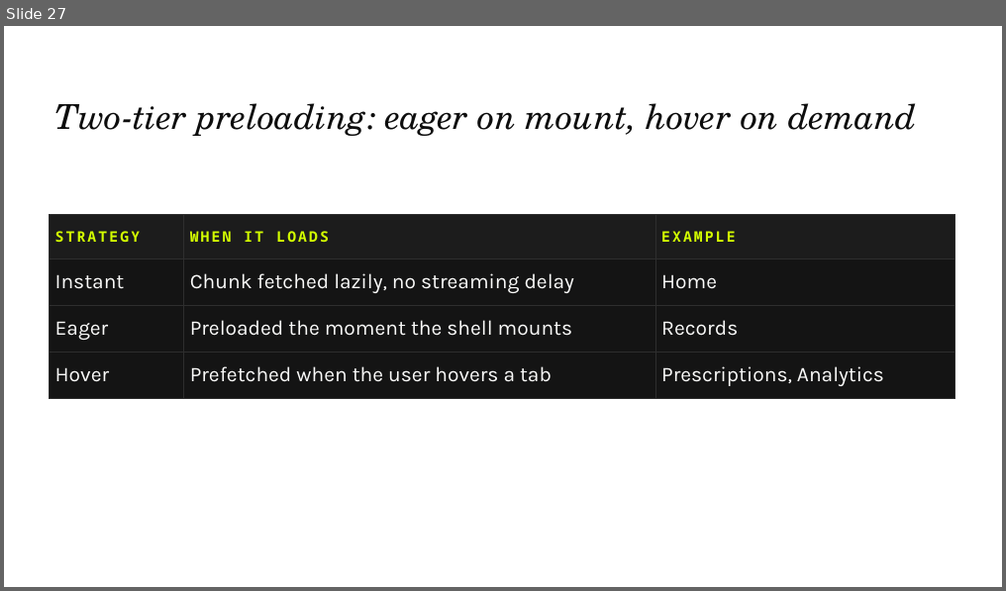
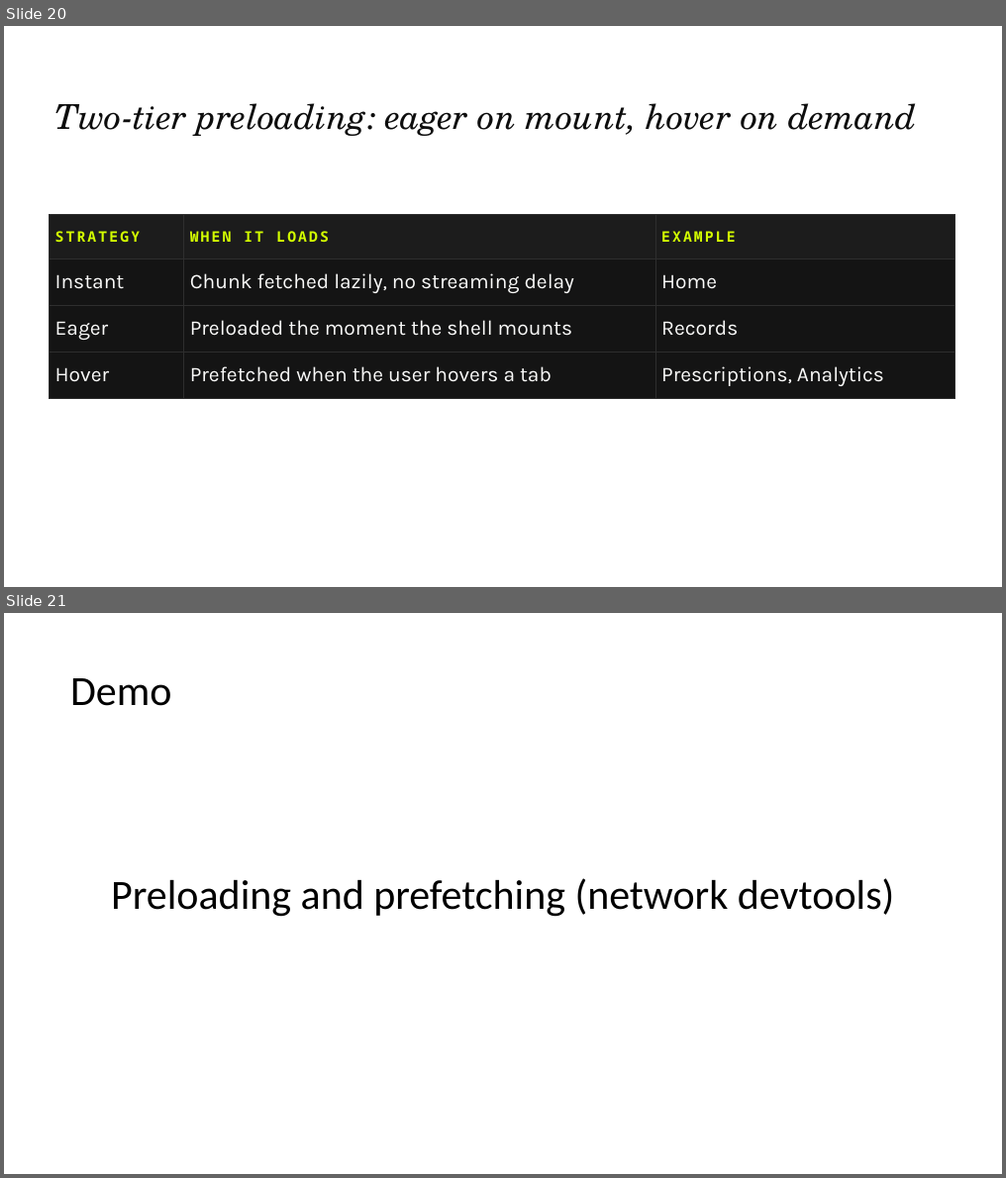
Before and after one commit to devlinduldulao/module-federation-demo, a slide deck: presentation/module-federation.pptx. Shown one above the other, each under a label of ours: slide 27 before the commit, slides 20 and 21 after it. The pictures are 1006x591 and 1006x1178 pixels, drawn with LibreOffice and Linux fonts; fonts in the diff are those of the drawing. Boxes give left, top, right and bottom in pixels: in the first picture for what was removed or moved away, otherwise in the second. Text is boxed around its words. In the diff, an @@ line names an element or a change of style, - is before the commit and + after.

```diff
--- a/presentation/module-federation.pptx
+++ b/presentation/module-federation.pptx
@@ slide 21 added at (4,613,1002,1174), background #FFFFFF @@
@@ text added at (70,678,171,706), 40 pt, text #000000 @@
+Demo
@@ text added at (111,878,894,917), 40 pt, text #000000 @@
+Preloading and prefetching (network devtools)
@@ what was slide 27 is now slide 20 @@
```
Also in this commit, not shown: 3 slides changed, 6 other slides added, 1 other file.
